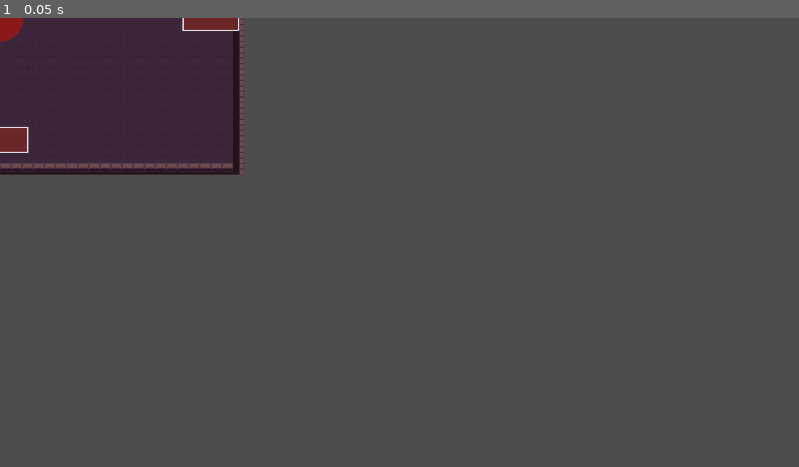
Above: before the commit, frame 1.
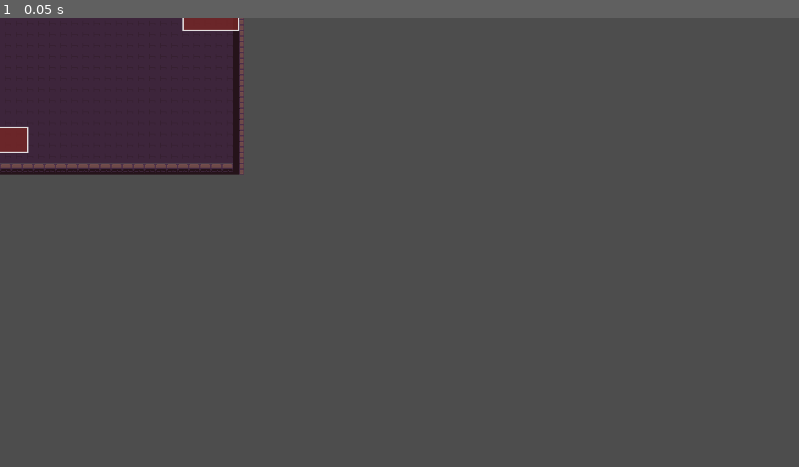
Above: after the commit, the same moment.

Repository: sergioHdz77/Dungeon-Project
Game: Godot game, scene res://scenes/dungeon/rooms/boss_room.tscn
Same seed, same stepped clock (60 frames per second), same inputs: the game is played once before the commit and once after it. This scene is started directly instead of the project's main scene.
Inputs:
- Up to frame 1 (0.05 s): no input

The runs differ from the first frame. In frame 1, 0.1% of the frame differs, in the area x 0-4%, y 0-6%.

Commit message:
boss working

Diff:
--- a/scenes/dungeon/rooms/boss_room.tscn
+++ b/scenes/dungeon/rooms/boss_room.tscn
@@ -1,7 +1,6 @@
 [gd_scene format=4 uid="uid://ejdtkrqwu7x0"]
 
 [ext_resource type="Script" uid="uid://vfl2byp8j7t5" path="res://scripts/dungeon/rooms/dungeon_room.gd" id="1_0v6ad"]
-[ext_resource type="PackedScene" uid="uid://c7gvk6rt64l5o" path="res://scenes/enemies/boss_enemy.tscn" id="2_lp04o"]
 [ext_resource type="PackedScene" uid="uid://cimcthdof1nfi" path="res://scenes/drops/loot_item.tscn" id="3_jyohm"]
 [ext_resource type="Texture2D" uid="uid://blkkaqhpvsiol" path="res://art/tilesets/Dungeon_Tileset.png" id="3_sgepi"]
 [ext_resource type="Script" uid="uid://bqnooqswih0qi" path="res://scripts/dungeon/rooms/room_exit.gd" id="3_trutp"]
@@ -121,7 +120,7 @@
 [node name="BossRoom" type="Node2D" unique_id=1574445617]
 script = ExtResource("1_0v6ad")
 draw_placeholder_background = false
-enemy_scene = ExtResource("2_lp04o")
+enemy_scene = ExtResource("8_dauyb")
 
 [node name="RoomBounds" type="StaticBody2D" parent="." unique_id=1558998644]
 script = ExtResource("3_tvnl5")
@@ -163,8 +162,10 @@
 drops_loot_on_clear = true
 loot_item_scene = ExtResource("3_jyohm")
 
-[node name="BasicBoss" parent="." unique_id=2133845402 instance=ExtResource("8_dauyb")]
-z_index = 10
+[node name="EnemySpawnPoints" type="Node2D" parent="." unique_id=1048983806]
+position = Vector2(0, -100)
+
+[node name="EnemySpawnPoint1" type="Marker2D" parent="EnemySpawnPoints" unique_id=1388615603]
 
 [node name="Doors" type="Node2D" parent="." unique_id=654866352]
 
